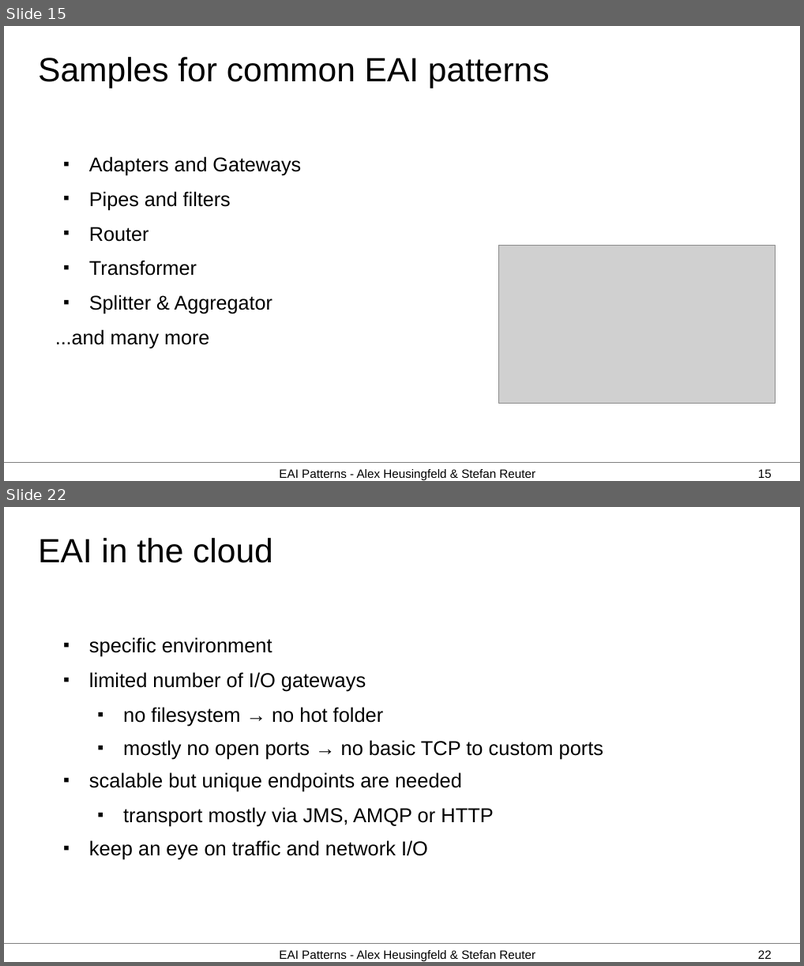
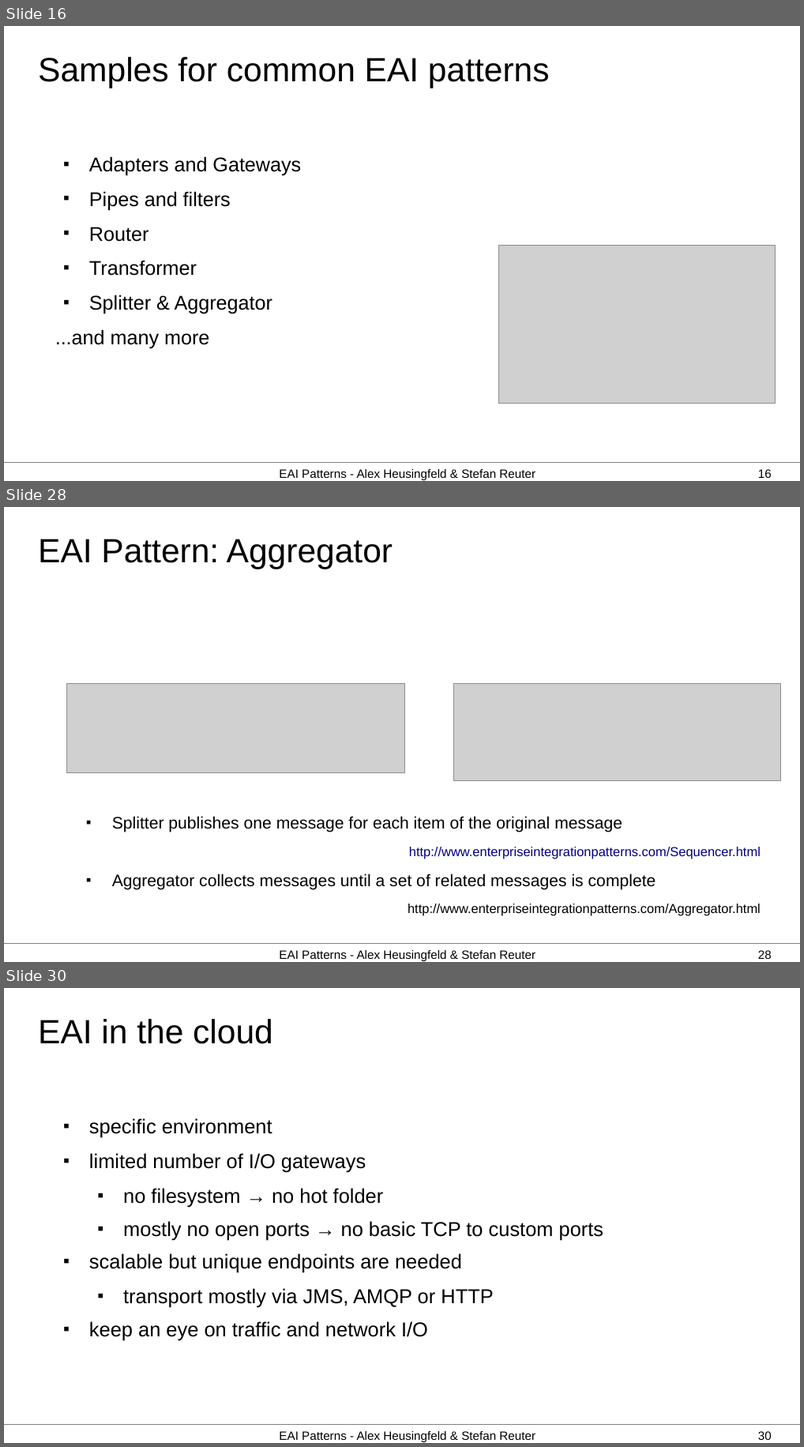
Before and after one commit to aheusingfeld/javaone2012, a slide deck: slides/eai-slides.odp. Shown one above the other, each under a label of ours: slides 15 and 22 before the commit, slides 16, 28 and 30 after it; the slides between them are not shown. The pictures are 804x966 and 804x1447 pixels, drawn with LibreOffice and Linux fonts; fonts in the diff are those of the drawing; grey boxes stand for pictures. Boxes give left, top, right and bottom in pixels: in the first picture for what was removed or moved away, otherwise in the second. Text is boxed around its words. In the diff, an @@ line names an element or a change of style, - is before the commit and + after.

```diff
--- a/slides/eai-slides.odp
+++ b/slides/eai-slides.odp
@@ slide 28 added at [4,507,800,962], background #FFFFFF; not listed: 1 template element that a slide beside it also shows @@
@@ title added at [38,539,393,569], 33.5 pt, text #000000 @@
+EAI Pattern: Aggregator
@@ picture added at [67,683,405,773] @@
@@ picture added at [454,683,781,781] @@
@@ text added at [112,816,761,916], 16.6 pt, text #000000 @@
+■ Splitter publishes one message for each item of the original message
+http://www.enterpriseintegrationpatterns.com/Sequencer.html
+■ Aggregator collects messages until a set of related messages is complete
+http://www.enterpriseintegrationpatterns.com/Aggregator.html
@@ text added at [279,950,536,961], 12 pt, text #000000 @@
+EAI Patterns - Alex Heusingfeld & Stefan Reuter
@@ page number added at [758,950,772,959], 12 pt, text #000000 @@
+28
@@ what was slide 15 is now slide 16 @@
@@ what was slide 22 is now slide 30 @@
@@ page number at [758,1431,772,1440]: text changed @@
-22
+30
```
Also in this commit, not shown: 9 slides changed, 7 other slides added.
